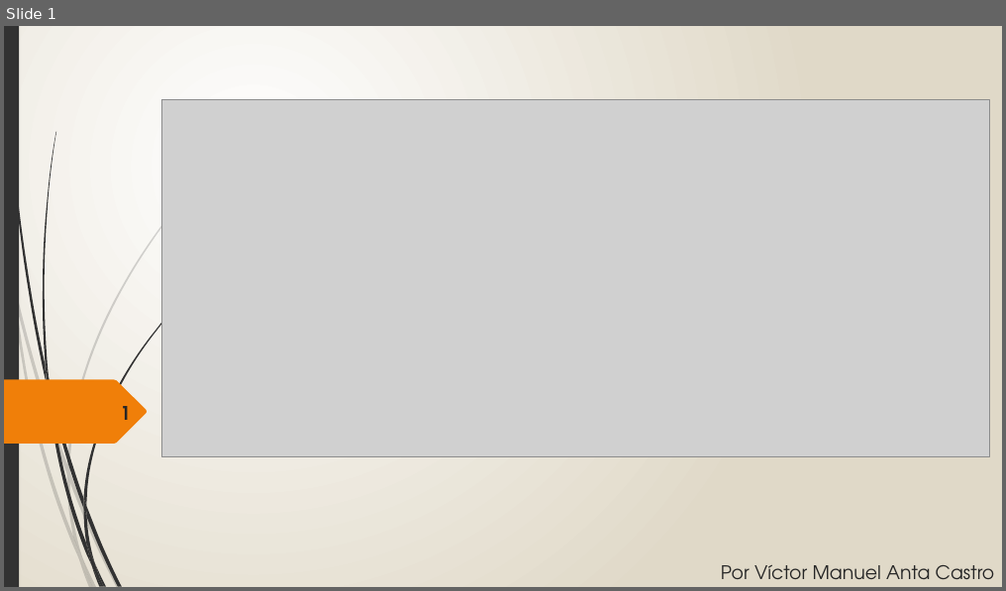
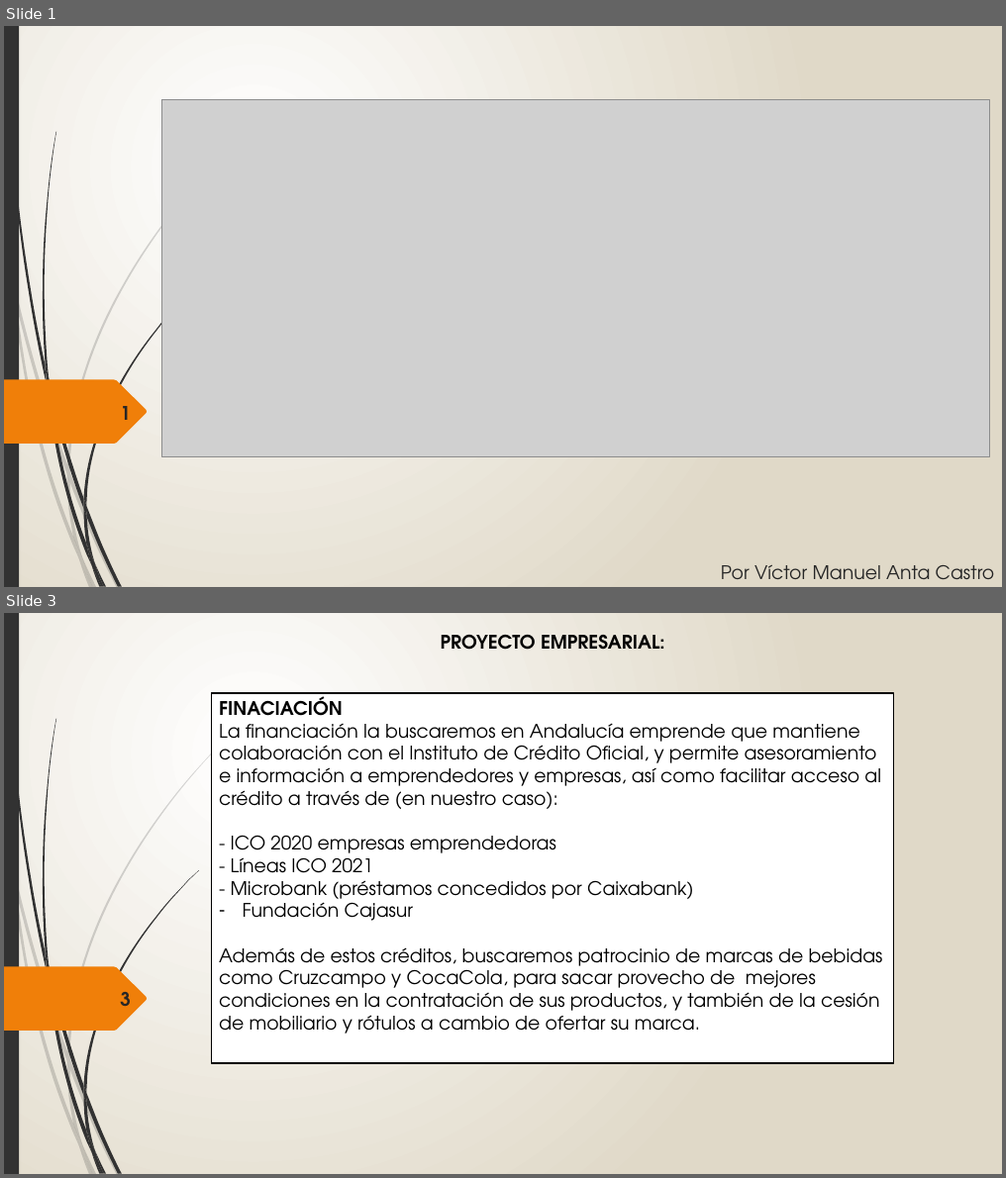
Before and after one commit to victormanuelantacastro/Proyecto, a slide deck: Contenido/TartessosBurguer.pptx. Shown one above the other, each under a label of ours: slide 1 before the commit, slides 1 and 3 after it; the slides between them are not shown. The pictures are 1006x591 and 1006x1178 pixels, drawn with LibreOffice and Linux fonts; fonts in the diff are those of the drawing; grey boxes stand for pictures. Boxes give left, top, right and bottom in pixels: in the first picture for what was removed or moved away, otherwise in the second. Text is boxed around its words. In the diff, an @@ line names an element or a change of style, - is before the commit and + after.

Commit message:
*Ultimos Cambios

```diff
--- a/Contenido/TartessosBurguer.pptx
+++ b/Contenido/TartessosBurguer.pptx
@@ slide 3 added at [4,613,1002,1174], background gradient #FFFFFF to #E0D9C8; not listed: 24 template elements that a slide beside it also shows @@
@@ text added at [441,634,665,650], 18 pt, text #000000, bold @@
+PROYECTO EMPRESARIAL:
@@ rectangle added at [211,693,893,1063], fill #FFFFFF, outline #000000 1.25 pt, 18 pt, text #000000 @@
+FINACIACIÓN
+La financiación la buscaremos en Andalucía emprende que mantiene colaboración con el Instituto de Crédito Oficial, y permite asesoramiento e información a emprendedores y empresas, así como facilitar acceso al crédito a través de (en nuestro caso):
+- ICO 2020 empresas emprendedoras
+- Líneas ICO 2021
+- Microbank (préstamos concedidos por Caixabank)
+– Fundación Cajasur
+Además de estos créditos, buscaremos patrocinio de marcas de bebidas como Cruzcampo y CocaCola, para sacar provecho de mejores condiciones en la contratación de sus productos, y también de la cesión de mobiliario y rótulos a cambio de ofertar su marca.
@@ text added at [120,992,131,1007], 18 pt, text #262626, bold @@
+3
```
Also in this commit, not shown: 20 slides changed, 1 other slide added, 19 other files.
